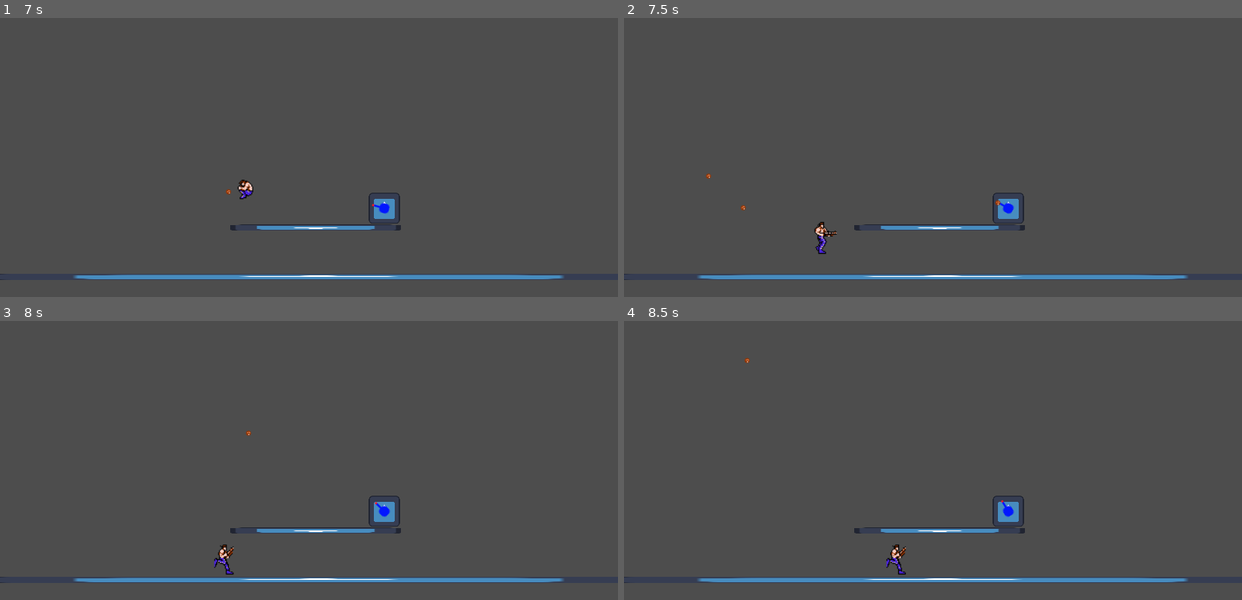
Above: before the commit, frames 1-4 (two rows, left to right).
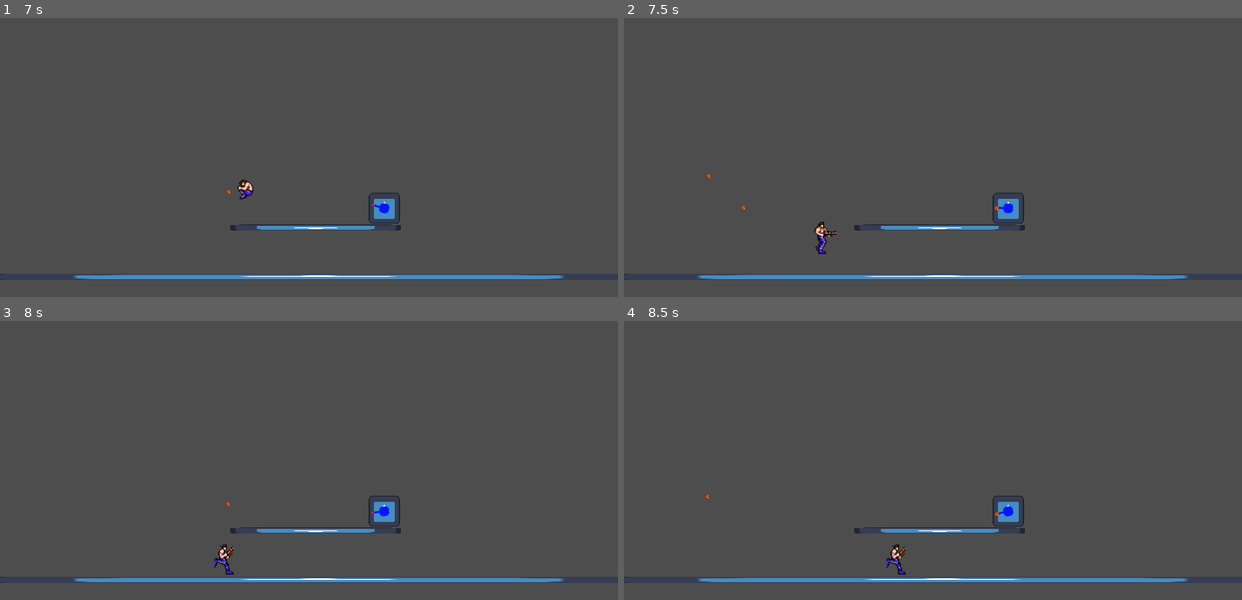
Above: after the commit, the same moments.

Repository: YuriyPogodilov/Contra
Game: Godot game, scene res://scenes/level.tscn
Two runs of this game, one before a commit and one after it. Both use one fixed random seed, a clock stepped at 60 frames per second and the inputs below. The engine's default icon, where the game draws it, is replaced by a stand-in: a white triangle on a blue panel in a dark square.
Inputs:
- Up to frame 1 (7 s): tap Enter at 0.5 s; hold D (move_right) 0.53-2.03 s; tap S (look_down) at 0.6, 2.85, 5.1 s; tap Space (jump) at 0.77, 1.52, 3.02, 3.77, 4.52, 6.02, 6.77 s; tap W (look_up) at 1.35, 3.6, 5.85 s; hold A (move_left) 2.03-2.78 s; hold Ctrl (shoot) 2.03-2.78 s; hold D (move_right) 2.78-4.28 s; hold A (move_left) 4.28-5.03 s; tap Ctrl (shoot) at 4.35 s; hold D (move_right) 5.03-5.78 s; hold A (move_left) from 5.78 s (still down); hold Ctrl (shoot) from 6.53 s (still down)
- Up to frame 2 (7.5 s): release A (move_left) at 7.28 s; release Ctrl (shoot) at 7.28 s; hold D (move_right) from 7.28 s (still down); tap S (look_down) at 7.35 s
- Up to frame 3 (8 s): keep holding D (move_right); tap Space (jump) at 7.52 s
- Up to frame 4 (8.5 s): keep holding D (move_right); tap W (look_up) at 8.1 s

Frame 1 is identical in both runs. In frame 2, less than 0.1% of the frame differs, in the area x 59-64%, y 65-71%; in frame 3, less than 0.1%; in frame 4, less than 0.1%, in the area x 13-64%, y 13-71%.

Commit message:
Turn turret head in right direction

Diff:
--- a/scripts/enemy/turret.gd
+++ b/scripts/enemy/turret.gd
@@ -14,8 +14,9 @@
 	var head_direction = Vector2.RIGHT.rotated($Head.rotation)
 	var dot = head_direction.dot(player_direction)
 	if dot < 0.99:
-		# TODO: chose correct direction of rotation (clockwise or counter clockwise)
-		$Head.rotation += rotation_speed * delta
+		var angle = head_direction.angle_to(player_direction)
+		var turn_clockwise = 1 if angle > 0 else -1
+		$Head.rotation += turn_clockwise * rotation_speed * delta
 	if dot > 0.7:
 		shoot()
 
